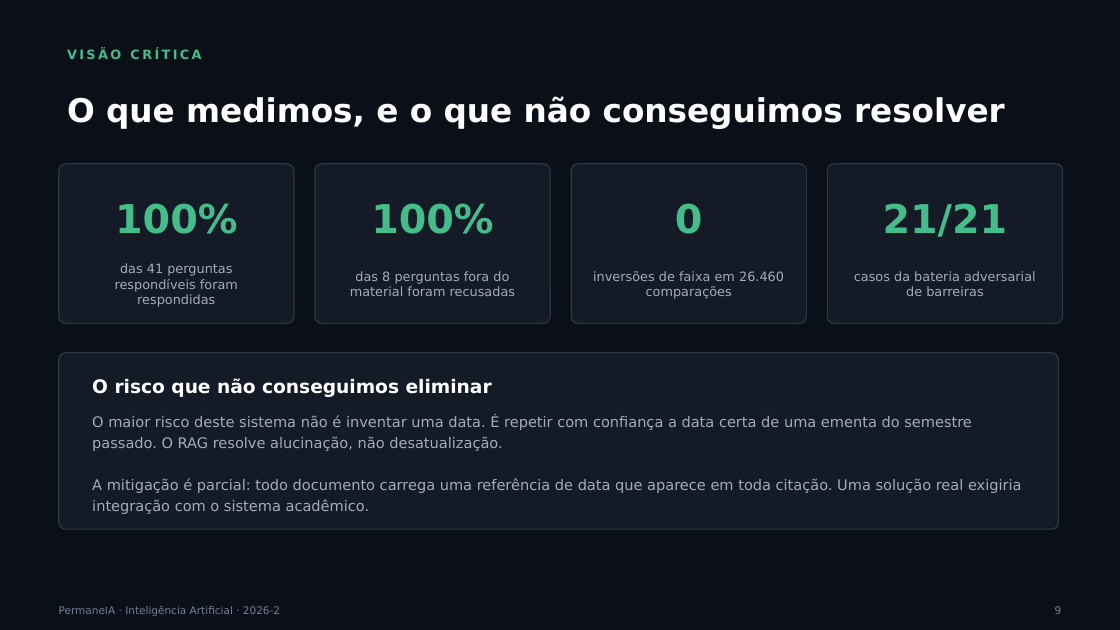
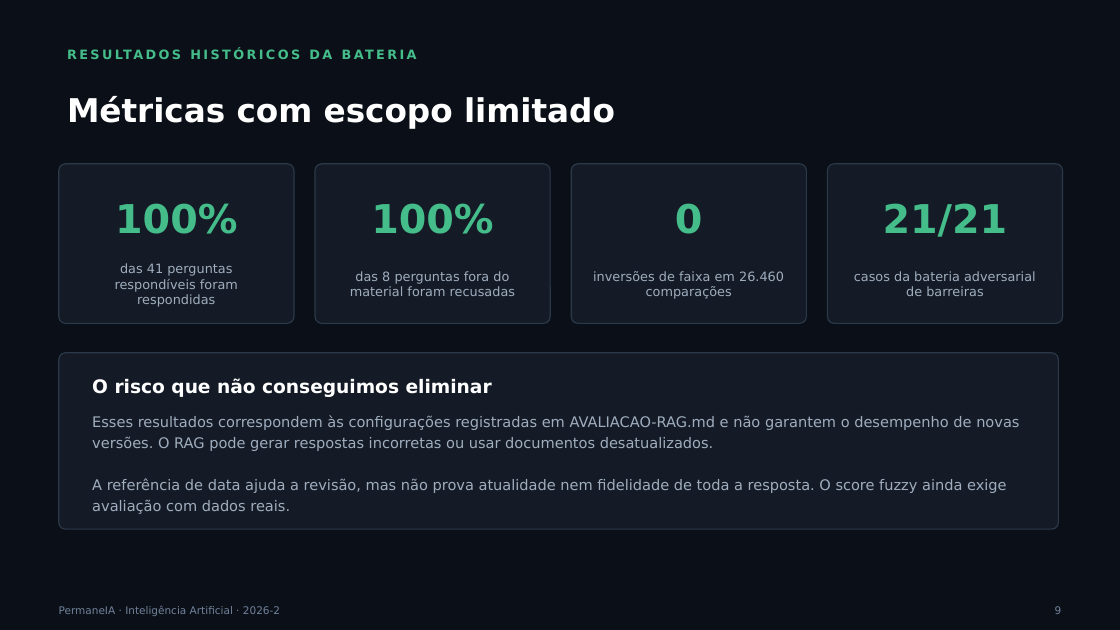
Before and after one commit to fabriciojunio/permaneia, a slide deck: slide 9 of PermaneIA-Apresentacao.pptx. Drawn at 1120x630 pixels with LibreOffice and Linux fonts; fonts in the diff are those of the drawing. Boxes give left, top, right and bottom in pixels: in the first picture for what was removed or moved away, otherwise in the second. Text is boxed around its words. In the diff, an @@ line names an element or a change of style, - is before the commit and + after.

```diff
--- a/PermaneIA-Apresentacao.pptx
+++ b/PermaneIA-Apresentacao.pptx
@@ text at [67,96,615,129]: text changed @@
-O que medimos, e o que não conseguimos resolver
+Métricas com escopo limitado
@@ text at [92,415,1019,514]: text changed @@
-O maior risco deste sistema não é inventar uma data. É repetir com confiança a data certa de uma ementa do semestre passado. O RAG resolve alucinação, não desatualização.
-A mitigação é parcial: todo documento carrega uma referência de data que aparece em toda citação. Uma solução real exigiria integração com o sistema acadêmico.
+Esses resultados correspondem às configurações registradas em AVALIACAO-RAG.md e não garantem o desempenho de novas versões. O RAG pode gerar respostas incorretas ou usar documentos desatualizados.
+A referência de data ajuda a revisão, mas não prova atualidade nem fidelidade de toda a resposta. O score fuzzy ainda exige avaliação com dados reais.
@@ text at [138,416,214,427]: text changed @@
-VISÃO CRÍTICA
+RESULTADOS HISTÓRICOS DA BATERIA
```
Also in this commit, not shown: 1 other slide changed, 1 slide added, 1 slide removed, 16 other files.
